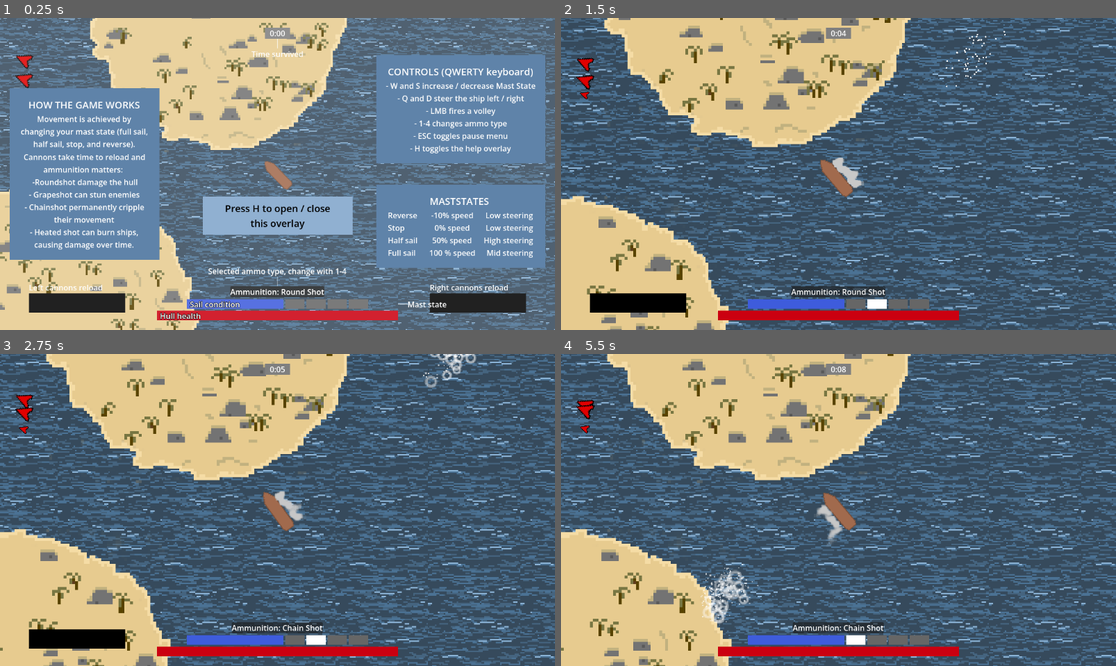
Above: before the commit, frames 1-4 (two rows, left to right).
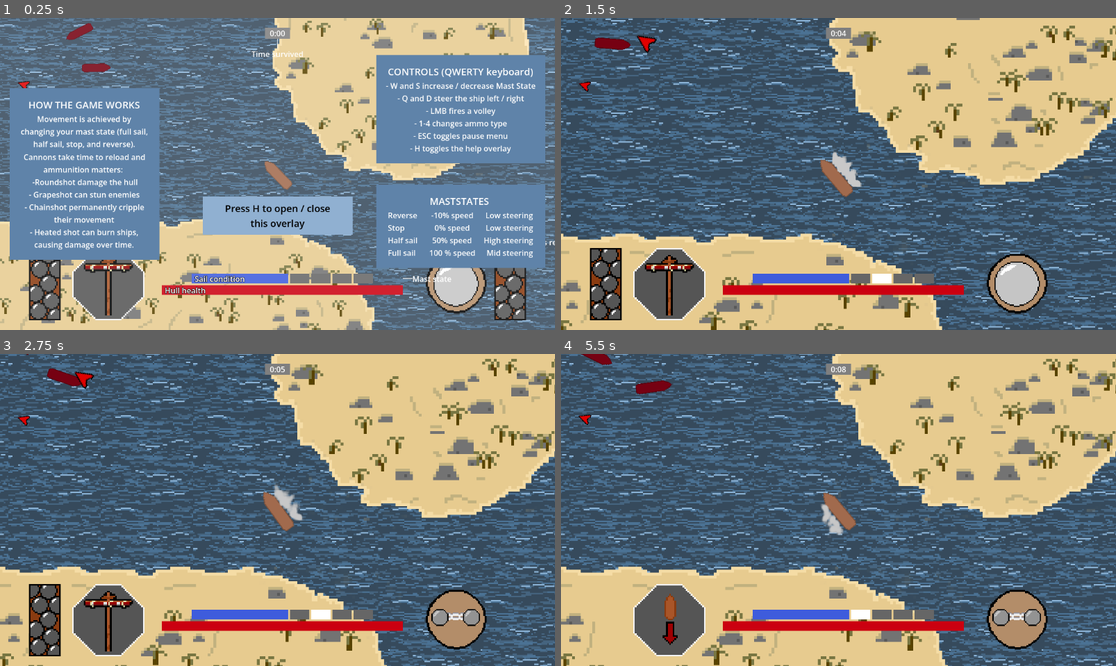
Above: after the commit, the same moments.

Repository: thibautkochjung-gif/Cannonade
Game: Godot game, scene res://Nodes/game.tscn
Two runs of this game, one before a commit and one after it. Both use one fixed random seed, a clock stepped at 60 frames per second and the inputs below.
Inputs (mouse positions are in pixels of both pictures, inside the frame that each line leads up to):
- Up to frame 1 (0.25 s): no input
- Up to frame 2 (1.5 s): tap H (toggle_help) at 0.5 s; move the mouse to (960, 158) at 0.52 s; hold D (steer_right) 0.53-1.25 s; hold 1 (ammo_1) 0.53-1.25 s; click (960, 158) at 0.67 s; drag from (727, 189) to (844, 167) at 1.27 s
- Up to frame 3 (2.75 s): move the mouse to (333, 441) at 2.02 s; hold D (steer_right) from 2.03 s (still down); hold 3 (ammo_3) from 2.03 s (still down)
- Up to frame 4 (5.5 s): release D (steer_right) at 2.75 s; release 3 (ammo_3) at 2.75 s; drag from (810, 572) to (672, 463) at 2.77 s; move the mouse to (1005, 556) at 3.52 s; hold A (steer_left) 3.53-4.25 s; hold 1 (ammo_1) 3.53-4.25 s; drag from (672, 463) to (716, 603) at 4.27 s; move the mouse to (866, 510) at 5.02 s; hold S (slow_down) from 5.03 s (still down); hold 3 (ammo_3) from 5.03 s (still down); click (866, 510) at 5.17 s

The runs differ from the first frame. In frame 1, 46% of the frame differs, in the area x 0-100%, y 0-100%; in frame 2, 72%; in frame 3, 72%; in frame 4, 71%.

Commit message:
Reworked HUD: added MastState and AmmoType icons, changed reloadbars' texture

Diff:
--- a/Nodes/enemy.tscn
+++ b/Nodes/enemy.tscn
@@ -13,6 +13,7 @@
 [ext_resource type="Script" uid="uid://cxoe1nktlbrai" path="res://Scripts/burn_fx.gd" id="7_l6wwd"]
 [ext_resource type="PackedScene" uid="uid://dkkon17opb2vg" path="res://Nodes/burn_dot_particles.tscn" id="7_n83r8"]
 [ext_resource type="PackedScene" uid="uid://crs7n0co3nu2p" path="res://Nodes/damage_decals.tscn" id="7_wsd4a"]
+[ext_resource type="Script" uid="uid://cv1cnvaen5ex3" path="res://Scripts/stun_fx.gd" id="8_d3xy7"]
 [ext_resource type="Script" uid="uid://8rrvjia8ih27" path="res://Scripts/ammo_manager.gd" id="9_ejsdj"]
 [ext_resource type="Script" uid="uid://dyjbyttyd74sk" path="res://Scripts/hull_collision.gd" id="9_rlak2"]
 [ext_resource type="Script" uid="uid://dx0q637jadc3s" path="res://Scripts/collision_damage.gd" id="10_83h23"]
@@ -58,6 +59,11 @@
 burn_fx_scene = ExtResource("7_n83r8")
 status_effects = NodePath("../StatusEffects")
 
+[node name="StunFX" type="Node2D" parent="." unique_id=978929810 node_paths=PackedStringArray("sprite", "status_effects")]
+script = ExtResource("8_d3xy7")
+sprite = NodePath("../EnemySprite")
+status_effects = NodePath("../StatusEffects")
+
 [node name="DamageFxController" type="Node2D" parent="." unique_id=768508096 node_paths=PackedStringArray("health", "burst_reset_timer")]
 script = ExtResource("21_3brvt")
 health = NodePath("../Health")
@@ -70,6 +76,7 @@
 [node name="StatusEffects" type="Node" parent="." unique_id=148415690 node_paths=PackedStringArray("health")]
 script = ExtResource("6_t3hhj")
 health = NodePath("../Health")
+stun_duration = 5.0
 metadata/_custom_type_script = "uid://v2cm1krxfx6r"
 
 [node name="RightBroadside" type="Node2D" parent="." unique_id=730625093]
--- a/Nodes/game.tscn
+++ b/Nodes/game.tscn
@@ -26,7 +26,7 @@
 tile_set = ExtResource("2_424rh")
 
 [node name="Player" parent="." unique_id=2092264728 instance=ExtResource("29_rnkwl")]
-position = Vector2(-852.0001, 1502)
+position = Vector2(-1325.0001, 1424)
 rotation = -2.341703
 collision_mask = 548
 acceleration_factor = 0.002
--- a/Nodes/hud.tscn
+++ b/Nodes/hud.tscn
@@ -2,14 +2,23 @@
 
 [ext_resource type="Script" uid="uid://d4kaoobx0w0n2" path="res://Scripts/hud.gd" id="1_50iqg"]
 [ext_resource type="Script" uid="uid://cbg7sjmlkjoy8" path="res://Scripts/health_indicator.gd" id="2_2c8d1"]
-[ext_resource type="Texture2D" uid="uid://35iovteobcij" path="res://Textures/Solid_black.png" id="2_ft8jm"]
 [ext_resource type="Script" uid="uid://cyjhvy55lo7ua" path="res://Scripts/mast_state_indicator.gd" id="2_skpb5"]
 [ext_resource type="Script" uid="uid://c3reoobxccino" path="res://Scripts/survival_timer.gd" id="2_uspgt"]
+[ext_resource type="Texture2D" uid="uid://ekaivhr2mt4i" path="res://Sprites/HUD/ammo bar.png" id="3_f8pak"]
 [ext_resource type="Script" uid="uid://bjkux17k1fgek" path="res://Scripts/right_broadside_indicator.gd" id="5_uspgt"]
-[ext_resource type="Script" uid="uid://cammix7cro65l" path="res://Scripts/ammo_choice_label.gd" id="5_xic25"]
+[ext_resource type="Texture2D" uid="uid://dog7tww4qviak" path="res://Sprites/HUD/Mast state icons/stop.png" id="5_vy3c3"]
 [ext_resource type="Script" uid="uid://dxxq0ncgnsush" path="res://Scripts/sail_condition_indicator.gd" id="6_74ep8"]
+[ext_resource type="Script" uid="uid://dvcs1l2wpt112" path="res://Scripts/mast_state_icon.gd" id="6_617pi"]
+[ext_resource type="Texture2D" uid="uid://du10e8ktg0km3" path="res://Sprites/HUD/Mast state icons/full sail.png" id="7_exu65"]
 [ext_resource type="Script" uid="uid://bfuw7sawb42f4" path="res://Scripts/enemy_off_screen_indicator.gd" id="7_offscr"]
+[ext_resource type="Texture2D" uid="uid://ct0bltt7aj4ho" path="res://Sprites/HUD/Mast state icons/half sail.png" id="8_kloxh"]
+[ext_resource type="Texture2D" uid="uid://e8ug3ch7e1vg" path="res://Sprites/HUD/Mast state icons/reverse.png" id="9_5ayy8"]
+[ext_resource type="Texture2D" uid="uid://y4e343og5c0i" path="res://Sprites/HUD/Ammo type icons/roundshot icon.png" id="10_617pi"]
 [ext_resource type="Texture2D" uid="uid://dt8bn8efsx7lj" path="res://Sprites/Enemy Offmap Arrow.png" id="10_f8pak"]
+[ext_resource type="Script" uid="uid://c3e0i5am2d5hf" path="res://Scripts/ammo_choice_icon.gd" id="15_kloxh"]
+[ext_resource type="Texture2D" uid="uid://b3syip21ohqwf" path="res://Sprites/HUD/Ammo type icons/grapeshot icon.png" id="16_q1ukj"]
+[ext_resource type="Texture2D" uid="uid://b1d6juraoypg0" path="res://Sprites/HUD/Ammo type icons/chainshot icon.png" id="17_sd74y"]
+[ext_resource type="Texture2D" uid="uid://cjcfc3caartlu" path="res://Sprites/HUD/Ammo type icons/heated shot icon.png" id="18_p3lgw"]
 
 [sub_resource type="StyleBoxFlat" id="StyleBoxFlat_f8pak"]
 bg_color = Color(0.49747366, 0.49747372, 0.49747354, 1)
@@ -19,15 +28,16 @@
 
 [sub_resource type="LabelSettings" id="LabelSettings_pl8jw"]
 
-[node name="HUD" type="CanvasLayer" unique_id=1318984358 node_paths=PackedStringArray("health_indicator", "sail_condition_indicator", "mast_state_indicator", "right_broadside_indicator", "left_broadside_indicator", "survival_timer_label", "ammo_choice_label")]
+[node name="HUD" type="CanvasLayer" unique_id=1318984358 node_paths=PackedStringArray("health_indicator", "sail_condition_indicator", "mast_state_indicator", "mast_state_icons", "right_broadside_indicator", "left_broadside_indicator", "survival_timer_label", "ammo_choice_icon")]
 script = ExtResource("1_50iqg")
 health_indicator = NodePath("Root/MarginContainer2/BottomCluster/CenterStack/HealthIndicator")
 sail_condition_indicator = NodePath("Root/MarginContainer2/BottomCluster/CenterStack/MastStateIndicator/SailConditionIndicator")
 mast_state_indicator = NodePath("Root/MarginContainer2/BottomCluster/CenterStack/MastStateIndicator")
+mast_state_icons = NodePath("Root/MarginContainer2/BottomCluster/MarginContainer2/MastStateIcon")
 right_broadside_indicator = NodePath("Root/MarginContainer2/BottomCluster/RightBroadsideIndicator")
 left_broadside_indicator = NodePath("Root/MarginContainer2/BottomCluster/LeftBroadsideIndicator")
 survival_timer_label = NodePath("Root/MarginContainer/PanelContainer/SurvivalTimerLabel")
-ammo_choice_label = NodePath("Root/MarginContainer2/BottomCluster/CenterStack/PanelContainer/AmmoChoiceLabel")
+ammo_choice_icon = NodePath("Root/MarginContainer2/BottomCluster/MarginContainer/AmmoChoiceIcon")
 
 [node name="Root" type="Control" parent="." unique_id=1877811523]
 layout_mode = 3
@@ -78,28 +88,29 @@
 layout_mode = 2
 
 [node name="LeftBroadsideIndicator" type="TextureProgressBar" parent="Root/MarginContainer2/BottomCluster" unique_id=1256270493]
-custom_minimum_size = Vector2(200, 40)
+custom_minimum_size = Vector2(66, 150)
 layout_mode = 2
 size_flags_vertical = 4
-fill_mode = 1
+fill_mode = 3
 nine_patch_stretch = true
-texture_progress = ExtResource("2_ft8jm")
+texture_progress = ExtResource("3_f8pak")
 script = ExtResource("5_uspgt")
+
+[node name="MarginContainer2" type="MarginContainer" parent="Root/MarginContainer2/BottomCluster" unique_id=339189210]
+layout_mode = 2
+theme_override_constants/margin_left = 20
+
+[node name="MastStateIcon" type="TextureRect" parent="Root/MarginContainer2/BottomCluster/MarginContainer2" unique_id=841488551]
+layout_mode = 2
+texture = ExtResource("5_vy3c3")
+expand_mode = 3
+script = ExtResource("6_617pi")
+MastStateIcons = Array[Texture2D]([ExtResource("7_exu65"), ExtResource("8_kloxh"), ExtResource("5_vy3c3"), ExtResource("9_5ayy8")])
 
 [node name="CenterStack" type="VBoxContainer" parent="Root/MarginContainer2/BottomCluster" unique_id=7131807]
 layout_mode = 2
 size_flags_horizontal = 6
 size_flags_vertical = 4
-
-[node name="PanelContainer" type="PanelContainer" parent="Root/MarginContainer2/BottomCluster/CenterStack" unique_id=1100016529]
-layout_mode = 2
-size_flags_horizontal = 4
-
-[node name="AmmoChoiceLabel" type="Label" parent="Root/MarginContainer2/BottomCluster/CenterStack/PanelContainer" unique_id=1691165382]
-layout_mode = 2
-text = "  Ammo type : Round Shot  "
-horizontal_alignment = 1
-script = ExtResource("5_xic25")
 
 [node name="MastStateIndicator" type="HBoxContainer" parent="Root/MarginContainer2/BottomCluster/CenterStack" unique_id=692826822]
 layout_direction = 3
@@ -209,12 +220,23 @@
 
 [node name="GhostDelayTimer" type="Timer" parent="Root/MarginContainer2/BottomCluster/CenterStack/HealthIndicator" unique_id=284696601]
 
+[node name="MarginContainer" type="MarginContainer" parent="Root/MarginContainer2/BottomCluster" unique_id=1605765211]
+layout_mode = 2
+
+[node name="AmmoChoiceIcon" type="TextureRect" parent="Root/MarginContainer2/BottomCluster/MarginContainer" unique_id=902791966]
+layout_mode = 2
+texture = ExtResource("10_617pi")
+expand_mode = 3
+script = ExtResource("15_kloxh")
+AmmoChoiceIcons = Array[Texture2D]([ExtResource("10_617pi"), ExtResource("16_q1ukj"), ExtResource("17_sd74y"), ExtResource("18_p3lgw")])
+
 [node name="RightBroadsideIndicator" type="TextureProgressBar" parent="Root/MarginContainer2/BottomCluster" unique_id=1129275745]
-custom_minimum_size = Vector2(200, 40)
+custom_minimum_size = Vector2(66, 150)
 layout_mode = 2
 size_flags_vertical = 4
+fill_mode = 3
 nine_patch_stretch = true
-texture_progress = ExtResource("2_ft8jm")
+texture_progress = ExtResource("3_f8pak")
 script = ExtResource("5_uspgt")
 
 [node name="OffScreenIndicators" type="Control" parent="Root" unique_id=12518265]
--- a/Nodes/player.tscn
+++ b/Nodes/player.tscn
@@ -21,6 +21,7 @@
 [ext_resource type="Script" uid="uid://dx0q637jadc3s" path="res://Scripts/collision_damage.gd" id="11_x5p36"]
 [ext_resource type="PackedScene" uid="uid://dkkon17opb2vg" path="res://Nodes/burn_dot_particles.tscn" id="15_o3lat"]
 [ext_resource type="Script" uid="uid://cxoe1nktlbrai" path="res://Scripts/burn_fx.gd" id="16_u4dl4"]
+[ext_resource type="Script" uid="uid://cv1cnvaen5ex3" path="res://Scripts/stun_fx.gd" id="17_bcmgr"]
 [ext_resource type="Script" uid="uid://ba0hejjnxqapd" path="res://Scripts/damage_fx_controller.gd" id="22_ynwet"]
 [ext_resource type="PackedScene" uid="uid://heoa7fhmjvp4" path="res://Nodes/damage_particles.tscn" id="23_wvmdh"]
 
@@ -493,6 +494,11 @@
 growth_duration = null
 flame_lerp_speed = null
 
+[node name="StunFX" type="Node2D" parent="." unique_id=1348099240 node_paths=PackedStringArray("sprite", "status_effects")]
+script = ExtResource("17_bcmgr")
+sprite = NodePath("../ShipSprite")
+status_effects = NodePath("../StatusEffects")
+
 [node name="DamageFxController" type="Node2D" parent="." unique_id=1374909528 node_paths=PackedStringArray("health", "burst_reset_timer")]
 script = ExtResource("22_ynwet")
 health = NodePath("../Health")
--- a/Resources/Ammo/ChainShot.tres
+++ b/Resources/Ammo/ChainShot.tres
@@ -2,6 +2,7 @@
 
 [ext_resource type="Texture2D" uid="uid://biaslk76mqd5y" path="res://Sprites/Chain Shot 2.png" id="1_4gyq7"]
 [ext_resource type="Script" uid="uid://baeompqa7erkx" path="res://Scripts/ammo_data.gd" id="1_6rpp5"]
+[ext_resource type="Texture2D" uid="uid://b1d6juraoypg0" path="res://Sprites/HUD/Ammo type icons/chainshot icon.png" id="2_v17p8"]
 
 [resource]
 script = ExtResource("1_6rpp5")
@@ -14,4 +15,5 @@
 ball_texture = ExtResource("1_4gyq7")
 ball_spin_speed_range = Vector2(2, 15)
 display_name = "Chain Shot"
+icon_texture = ExtResource("2_v17p8")
 metadata/_custom_type_script = "uid://baeompqa7erkx"
--- a/Resources/Ammo/GrapeShot.tres
+++ b/Resources/Ammo/GrapeShot.tres
@@ -2,12 +2,13 @@
 
 [ext_resource type="Texture2D" uid="uid://cnwm7ybyxy3vh" path="res://Sprites/dot.png" id="1_b2fx1"]
 [ext_resource type="Script" uid="uid://baeompqa7erkx" path="res://Scripts/ammo_data.gd" id="1_ne6c1"]
+[ext_resource type="Texture2D" uid="uid://b3syip21ohqwf" path="res://Sprites/HUD/Ammo type icons/grapeshot icon.png" id="2_vty6q"]
 
 [resource]
 script = ExtResource("1_ne6c1")
 hull_damage = 0.5
 sail_damage = 0.1
-stun_trauma = 3.0
+stun_trauma = 0.3
 explosion_chance = 0.0
 amount = 5.0
 velocity_variance = 0.3
@@ -21,4 +22,5 @@
 damage_fx_trigger_chance = 0.05
 ball_texture = ExtResource("1_b2fx1")
 display_name = "Grape Shot"
+icon_texture = ExtResource("2_vty6q")
 metadata/_custom_type_script = "uid://baeompqa7erkx"
--- a/Resources/Ammo/HeatedShot.tres
+++ b/Resources/Ammo/HeatedShot.tres
@@ -2,6 +2,7 @@
 
 [ext_resource type="Script" uid="uid://baeompqa7erkx" path="res://Scripts/ammo_data.gd" id="1_dj670"]
 [ext_resource type="Texture2D" uid="uid://cnwm7ybyxy3vh" path="res://Sprites/dot.png" id="1_mp07w"]
+[ext_resource type="Texture2D" uid="uid://cjcfc3caartlu" path="res://Sprites/HUD/Ammo type icons/heated shot icon.png" id="2_8h3jn"]
 
 [resource]
 script = ExtResource("1_dj670")
@@ -13,4 +14,5 @@
 drag = 0.7
 ball_texture = ExtResource("1_mp07w")
 display_name = "Heated Shot"
+icon_texture = ExtResource("2_8h3jn")
 metadata/_custom_type_script = "uid://baeompqa7erkx"
--- a/Resources/Ammo/RoundShot.tres
+++ b/Resources/Ammo/RoundShot.tres
@@ -2,6 +2,7 @@
 
 [ext_resource type="Texture2D" uid="uid://cnwm7ybyxy3vh" path="res://Sprites/dot.png" id="1_qnlyu"]
 [ext_resource type="Script" uid="uid://baeompqa7erkx" path="res://Scripts/ammo_data.gd" id="1_wgnhp"]
+[ext_resource type="Texture2D" uid="uid://y4e343og5c0i" path="res://Sprites/HUD/Ammo type icons/roundshot icon.png" id="2_ftqmn"]
 
 [resource]
 script = ExtResource("1_wgnhp")
@@ -13,4 +14,5 @@
 drag = 0.7
 ball_texture = ExtResource("1_qnlyu")
 display_name = "Round Shot"
+icon_texture = ExtResource("2_ftqmn")
 metadata/_custom_type_script = "uid://baeompqa7erkx"
--- /dev/null
+++ b/Scripts/ammo_choice_icon.gd
@@ -0,0 +1,13 @@
+extends TextureRect
+
+# Called when the node enters the scene tree for the first time.
+func _ready() -> void:
+	pass # Replace with function body.
+
+
+# Called every frame. 'delta' is the elapsed time since the previous frame.
+func _process(delta: float) -> void:
+	pass
+
+func update_ammo_choice_icon(new_ammo: AmmoData) -> void:
+	texture = new_ammo.icon_texture
--- a/Scripts/ammo_data.gd
+++ b/Scripts/ammo_data.gd
@@ -29,6 +29,7 @@
 @export_group("Special")
 @export var explosion_vulnerability: float = 0.0
 @export var display_name: String
+@export var icon_texture: Texture2D
 
 @export_group("Reload")
 @export var reload_speed_multiplier: float = 1.0
--- a/Scripts/cannonball.gd
+++ b/Scripts/cannonball.gd
@@ -33,14 +33,18 @@
 
 	if ship.is_in_group("player"):
 		$Area2D.set_collision_layer_value(2, true)
-		$Area2D.set_collision_mask_value(3, true)
+		$Area2D.set_collision_mask_value(3, true) #enemy layer
+		$Area2D.set_collision_mask_value(6, true) #terrain layer
+
 		velocity = direction * strength + ship.velocity
 
 
 	else:
 		$Area2D.set_collision_layer_value(4, true)
-		$Area2D.set_collision_mask_value(1, true)
-		$Area2D.set_collision_mask_value(3, true)
+		$Area2D.set_collision_mask_value(1, true) #player layer
+		$Area2D.set_collision_mask_value(3, true) #enemy layer
+		$Area2D.set_collision_mask_value(6, true) #terrain layer
+
 		velocity = direction * strength + ship.linear_velocity
 
 	despawn_timer.wait_time = randf_range(
@@ -71,12 +75,13 @@
 	queue_free()
 
 
-	queue_free()
-
 func _on_area_2d_body_entered(body: Node2D) -> void:
 	if body == ship:
 		return
 
+	if body.is_in_group("terrain"):
+		queue_free()
+		return
 
 	if ammo_data.hull_damage > 0:
 		body.get_node("Health").take_damage(
--- a/Scripts/help_overlay.gd
+++ b/Scripts/help_overlay.gd
@@ -12,7 +12,6 @@
 	{"target": "mast_state_indicator", "text": "Mast state", "style": AnnotationStyle.RIGHT},
 	{"target": "right_broadside_indicator", "text": "Right cannons reload", "style": AnnotationStyle.ABOVE_LEFT},
 	{"target": "left_broadside_indicator", "text": "Left cannons reload", "style": AnnotationStyle.ABOVE_LEFT},
-	{"target": "ammo_choice_label", "text": "Selected ammo type, change with 1-4", "style": AnnotationStyle.ABOVE_CENTER},
 	{"target": "survival_timer_label", "text": "Time survived", "style": AnnotationStyle.BELOW_CENTER},
 ]
 
--- a/Scripts/hud.gd
+++ b/Scripts/hud.gd
@@ -4,10 +4,12 @@
 @export var health_indicator: Control
 @export var sail_condition_indicator: Control
 @export var mast_state_indicator: HBoxContainer
+@export var mast_state_icons: TextureRect
 @export var right_broadside_indicator: TextureProgressBar
 @export var left_broadside_indicator: TextureProgressBar
 @export var survival_timer_label: SurvivalTimerLabel
-@export var ammo_choice_label: AmmoChoiceLabel
+@export var ammo_choice_icon: TextureRect
+
 
 # Called when the node enters the scene tree for the first time.
 func _ready() -> void:
@@ -21,8 +23,9 @@
 
 func connect_to_player(player: Node) -> void:
 	player.health.health_changed.connect(health_indicator.update_health)
-	player.ammo_manager.ammo_changed.connect(ammo_choice_label.update_ammo_choice_label)
+	player.ammo_manager.ammo_changed.connect(ammo_choice_icon.update_ammo_choice_icon)
 	player.mast_state_changed.connect(mast_state_indicator.update_mast_state)
+	player.mast_state_changed.connect(mast_state_icons.update_mast_state)
 	player.right_broadside.reload_percentage_changed.connect(right_broadside_indicator.update_reload_indicator)
 	player.left_broadside.reload_percentage_changed.connect(left_broadside_indicator.update_reload_indicator)
 	player.sail_condition.sail_condition_changed.connect(sail_condition_indicator.update_sail_condition)
--- /dev/null
+++ b/Scripts/mast_state_icon.gd
@@ -0,0 +1,14 @@
+extends TextureRect
+
+@export var MastStateIcons: Array[Texture2D]
+# Called when the node enters the scene tree for the first time.
+func _ready() -> void:
+	pass # Replace with function body.
+
+
+# Called every frame. 'delta' is the elapsed time since the previous frame.
+func _process(delta: float) -> void:
+	pass
+
+func update_mast_state(new_state: int) -> void:
+	texture = MastStateIcons[new_state]
--- a/Scripts/status_effects.gd
+++ b/Scripts/status_effects.gd
@@ -17,6 +17,9 @@
 
 var stun_trauma: float = 0.0
 var stun_time: float = 0.0
+
+signal stun_started
+signal stun_ended
 
 var burn: float = 0.0
 var peak_burn: float = 0.0
@@ -49,6 +52,7 @@
 func _trigger_stun() -> void:
 	stun_time = stun_duration
 	stun_trauma = 0.0
+	stun_started.emit()
 
 
 func apply_burn(amount: float, position: Vector2) -> void:
@@ -67,6 +71,7 @@
 	if stun_time > 0.0:
 		stun_time -= delta
 	else:
+		stun_ended.emit()
 		stun_trauma = max(stun_trauma - stun_trauma_decay * delta, 0.0)
 
 	#BURN
--- /dev/null
+++ b/Scripts/stun_fx.gd
@@ -0,0 +1,27 @@
+extends Node2D
+
+@export var sprite: Sprite2D
+@export var status_effects: StatusEffects
+
+var _stun_tween: Tween
+var _base_modulate: Color
+
+func _ready() -> void:
+	_base_modulate = sprite.modulate
+	status_effects.stun_started.connect(_start_blink)
+	status_effects.stun_ended.connect(_stop_blink)
+
+func _start_blink() -> void:
+	_stun_tween = create_tween()
+	_stun_tween.bind_node(sprite)
+	_stun_tween.set_loops()
+	_stun_tween.tween_property(sprite, "modulate", Color(1.6, 1.6, 1.6), 0.35)\
+		.set_trans(Tween.TRANS_SINE).set_ease(Tween.EASE_IN_OUT)
+	_stun_tween.tween_property(sprite, "modulate", _base_modulate, 0.35)\
+		.set_trans(Tween.TRANS_SINE).set_ease(Tween.EASE_IN_OUT)
+
+func _stop_blink() -> void:
+	if _stun_tween:
+		_stun_tween.kill()
+	var reset_tween := create_tween()
+	reset_tween.tween_property(sprite, "modulate", _base_modulate, 0.2)
Not shown, added: Scripts/ammo_choice_icon.gd.uid
Not shown, added: Scripts/mast_state_icon.gd.uid
Not shown, added: Scripts/stun_fx.gd.uid
Binary file added: Sprites/HUD/Ammo type icons/chainshot icon.png
Not shown, added: Sprites/HUD/Ammo type icons/chainshot icon.png.import
Binary file added: Sprites/HUD/Ammo type icons/grapeshot icon.png
Not shown, added: Sprites/HUD/Ammo type icons/grapeshot icon.png.import
Binary file added: Sprites/HUD/Ammo type icons/heated shot icon.png
Not shown, added: Sprites/HUD/Ammo type icons/heated shot icon.png.import
Binary file added: Sprites/HUD/Ammo type icons/roundshot icon.png
Not shown, added: Sprites/HUD/Ammo type icons/roundshot icon.png.import
Binary file added: Sprites/HUD/Mast state icons/full sail.png
(and 23 more such lines)
